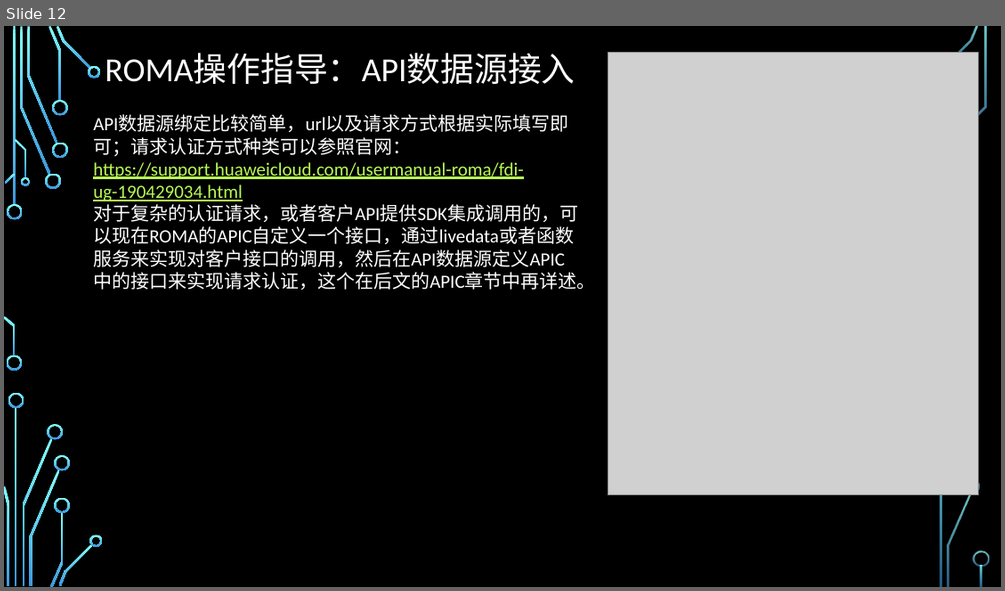
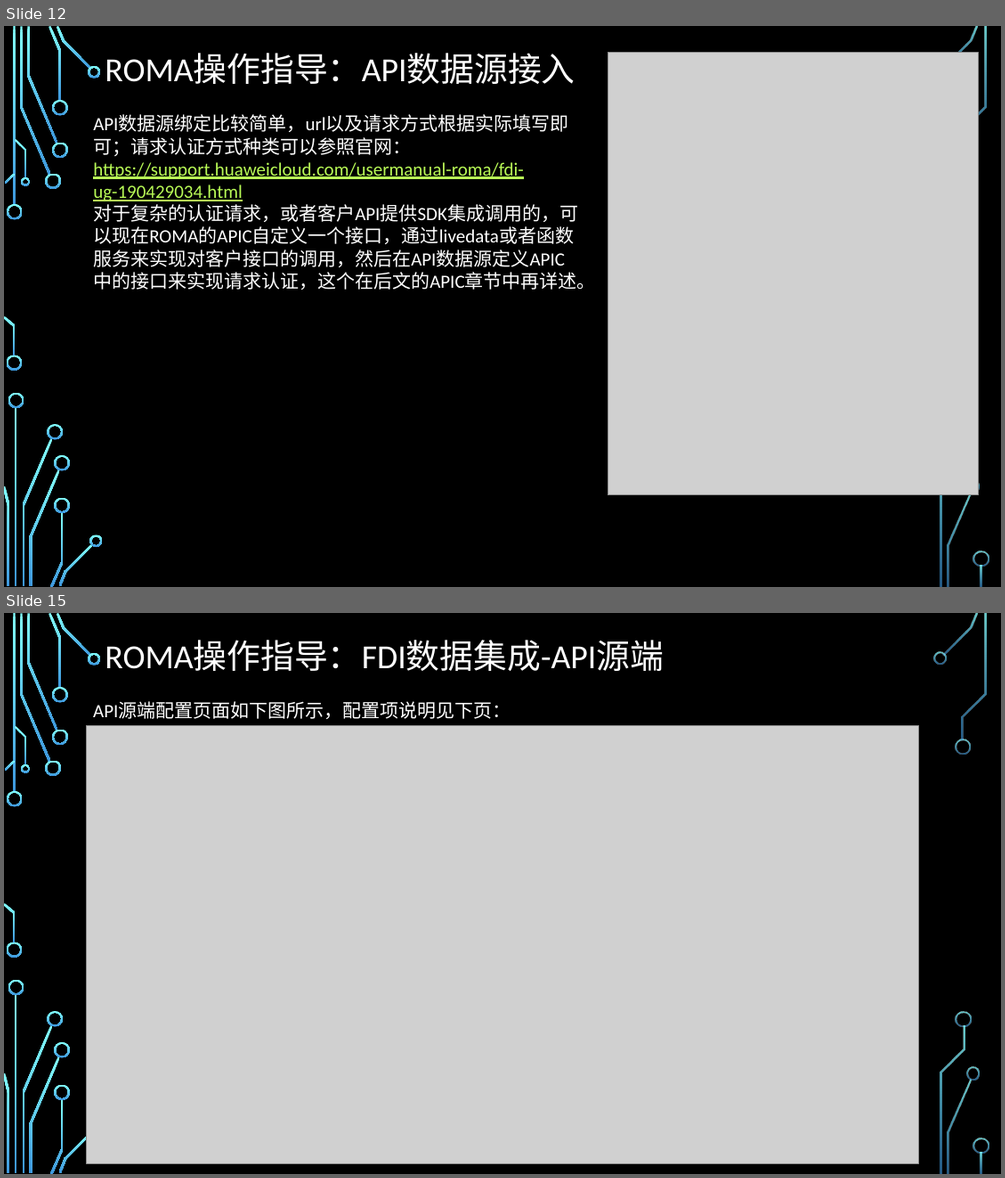
Before and after one commit to zhaoxukl1314/roma, a slide deck: ROMA使用手册.pptx. Shown one above the other, each under a label of ours: slide 12 before the commit, slides 12 and 15 after it; the slides between them are not shown. The pictures are 1005x591 and 1005x1178 pixels, drawn with LibreOffice and Linux fonts; fonts in the diff are those of the drawing; grey boxes stand for pictures; background and template pictures are left out. Boxes give left, top, right and bottom in pixels: in the first picture for what was removed or moved away, otherwise in the second. Text is boxed around its words. In the diff, an @@ line names an element or a change of style, - is before the commit and + after.

```diff
--- a/ROMA使用手册.pptx
+++ b/ROMA使用手册.pptx
@@ slide 15 added at bbox=[4, 613, 1001, 1174], background picture (left out); not listed: 32 template elements that a slide beside it also shows @@
@@ title added at bbox=[105, 641, 663, 671], 32.4 pt, text #CCE8CF @@
+ROMA操作指导：FDI数据集成-API源端
@@ freeform shape added at bbox=[933, 652, 947, 665], fill gradient #82FFFF to #3D97DE @@
@@ text added at bbox=[93, 702, 510, 719], 18 pt, text #CCE8CF @@
+API源端配置页面如下图所示，配置项说明见下页：
@@ picture added at bbox=[86, 726, 919, 1163] @@
@@ freeform shape added at bbox=[955, 738, 971, 755], fill gradient #82FFFF to #3D97DE @@
@@ freeform shape added at bbox=[956, 1011, 971, 1027], fill gradient #82FFFF to #3D97DE @@
```
Also in this commit, not shown: 17 other slides changed, 3 other slides added, 1 slide removed.
